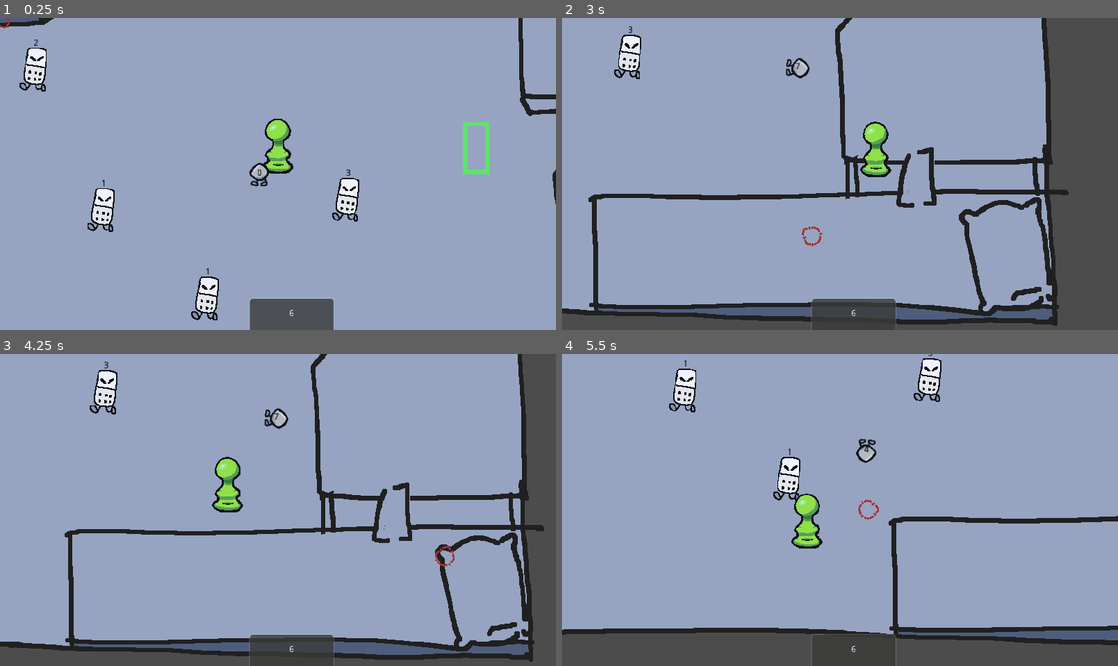
Above: before the commit, frames 1-4 (two rows, left to right).
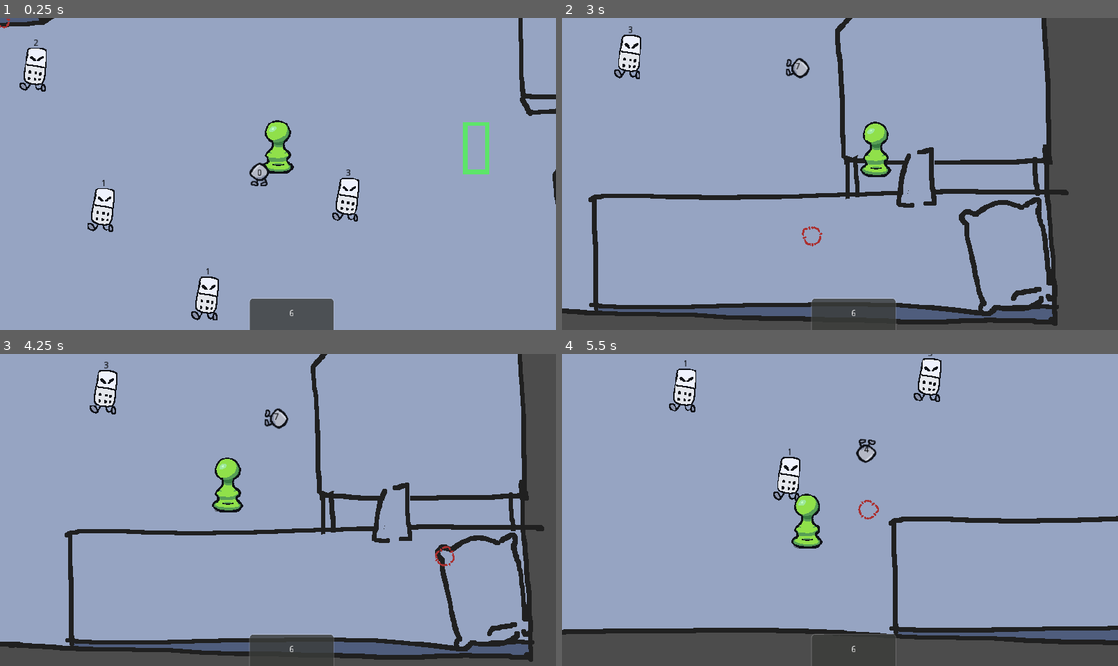
Above: after the commit, the same moments.

Repository: honiemun/GMTK-2022
Game: Godot game, scene res://World/World.tscn
Same seed, same stepped clock (60 frames per second), same inputs: the game is played once before the commit and once after it.
Inputs (mouse positions are in pixels of both pictures, inside the frame that each line leads up to):
- Up to frame 1 (0.25 s): no input
- Up to frame 2 (3 s): move the mouse to (962, 158) at 0.52 s; hold Right (ui_right) 0.53-1.28 s; click (962, 158) at 0.6 s; move the mouse to (728, 189) at 1.27 s; hold Down (ui_down) 1.28-2.03 s; click (728, 189) at 1.35 s; move the mouse to (895, 105) at 2.02 s; hold Right (ui_right) 2.03-2.78 s; right-click (895, 105) at 2.1 s; click (895, 105) at 2.3 s; move the mouse to (812, 236) at 2.77 s; hold Up (ui_up) from 2.78 s (still down); click (812, 236) at 2.85 s
- Up to frame 3 (4.25 s): move the mouse to (444, 556) at 3.52 s; release Up (ui_up) at 3.53 s; hold Left (ui_left) from 3.53 s (still down); click (444, 556) at 3.6 s
- Up to frame 4 (5.5 s): move the mouse to (673, 463) at 4.27 s; right-click (673, 463) at 4.35 s; click (673, 463) at 4.55 s; move the mouse to (867, 510) at 5.02 s; release Left (ui_left) at 5.03 s; hold Down (ui_down) from 5.03 s (still down); click (867, 510) at 5.1 s

The runs differ from the first frame. In frame 1, 0.1% of the frame differs, in the area x 47-53%, y 32-50%; in frame 2, less than 0.1%; in frame 3, less than 0.1%; in frame 4, less than 0.1%.

Commit message:
Animations (Idle, Dead)

Diff:
--- a/Player/Player.gd
+++ b/Player/Player.gd
@@ -2,7 +2,7 @@
 
 enum {
 	MOVE,
-	ATTACK
+	DEAD
 }
 
 var health = 6
@@ -15,11 +15,16 @@
 const friction     = 1000
 
 onready var dice = get_tree().get_nodes_in_group("Dice")[0]
+onready var camera = $Camera2D
+onready var animationPlayer = $AnimationPlayer
+onready var animationTree = $AnimationTree
+onready var animationState = animationTree.get("parameters/playback")
 
 signal player_hit
 
 func _ready():
 	set_process(true)
+	animationTree.active = true
 
 func _physics_process(delta):
 	update()
@@ -38,17 +43,14 @@
 
 	if input_vector != Vector2.ZERO:
 		velocity = velocity.move_toward(input_vector * max_speed, acceleration * delta)
+		animationState.travel("run")
 	else:
 		velocity = velocity.move_toward(Vector2.ZERO, friction * delta)
+		animationState.travel("idle")
 	move()
 
 func move():
 	velocity = move_and_slide(velocity)
-
-# Animations
-
-func attack_animation_finished():
-	state = MOVE
 
 # Line drawing
 
@@ -57,9 +59,13 @@
 
 
 func _on_Hitbox_area_entered(area):
-	var enemy = area.get_parent()
-	if "diceRoll" in enemy:
-		health -= enemy.diceRoll
-		emit_signal("player_hit", health)
-		#if health <= 0:
-			#queue_free()
+	if state != DEAD:
+		var enemy = area.get_parent()
+		if "diceRoll" in enemy:
+			health -= enemy.diceRoll
+			emit_signal("player_hit", health)
+			if health <= 0:
+				state = DEAD
+				animationState.travel("dead")
+			else:
+				animationState.travel("hit")
--- a/Player/Player.tscn
+++ b/Player/Player.tscn
@@ -1,7 +1,8 @@
-[gd_scene load_steps=5 format=2]
+[gd_scene load_steps=22 format=2]
 
 [ext_resource path="res://Player/player.png" type="Texture" id=1]
 [ext_resource path="res://Player/Player.gd" type="Script" id=2]
+[ext_resource path="res://World/shadow.png" type="Texture" id=3]
 
 [sub_resource type="CapsuleShape2D" id=1]
 radius = 12.0
@@ -10,6 +11,317 @@
 [sub_resource type="CapsuleShape2D" id=2]
 radius = 11.0
 height = 22.0
+
+[sub_resource type="Animation" id=17]
+length = 0.001
+tracks/0/type = "value"
+tracks/0/path = NodePath("Camera2D:zoom")
+tracks/0/interp = 1
+tracks/0/loop_wrap = true
+tracks/0/imported = false
+tracks/0/enabled = true
+tracks/0/keys = {
+"times": PoolRealArray( 0 ),
+"transitions": PoolRealArray( 1 ),
+"update": 0,
+"values": [ Vector2( 1, 1 ) ]
+}
+tracks/1/type = "value"
+tracks/1/path = NodePath("Sprite:rotation_degrees")
+tracks/1/interp = 1
+tracks/1/loop_wrap = true
+tracks/1/imported = false
+tracks/1/enabled = true
+tracks/1/keys = {
+"times": PoolRealArray( 0 ),
+"transitions": PoolRealArray( 1 ),
+"update": 0,
+"values": [ 0.0 ]
+}
+tracks/2/type = "value"
+tracks/2/path = NodePath("Sprite:position")
+tracks/2/interp = 1
+tracks/2/loop_wrap = true
+tracks/2/imported = false
+tracks/2/enabled = true
+tracks/2/keys = {
+"times": PoolRealArray( 0 ),
+"transitions": PoolRealArray( 1 ),
+"update": 0,
+"values": [ Vector2( 0, -43 ) ]
+}
+tracks/3/type = "value"
+tracks/3/path = NodePath("Sprite:scale")
+tracks/3/interp = 1
+tracks/3/loop_wrap = true
+tracks/3/imported = false
+tracks/3/enabled = true
+tracks/3/keys = {
+"times": PoolRealArray( 0 ),
+"transitions": PoolRealArray( 1 ),
+"update": 0,
+"values": [ Vector2( 1, 1 ) ]
+}
+tracks/4/type = "value"
+tracks/4/path = NodePath("Sprite:modulate")
+tracks/4/interp = 1
+tracks/4/loop_wrap = true
+tracks/4/imported = false
+tracks/4/enabled = true
+tracks/4/keys = {
+"times": PoolRealArray( 0 ),
+"transitions": PoolRealArray( 1 ),
+"update": 0,
+"values": [ Color( 1, 1, 1, 1 ) ]
+}
+tracks/5/type = "value"
+tracks/5/path = NodePath("ShadowSprite:scale")
+tracks/5/interp = 1
+tracks/5/loop_wrap = true
+tracks/5/imported = false
+tracks/5/enabled = true
+tracks/5/keys = {
+"times": PoolRealArray( 0 ),
+"transitions": PoolRealArray( 1 ),
+"update": 0,
+"values": [ Vector2( 1, 1 ) ]
+}
+tracks/6/type = "value"
+tracks/6/path = NodePath("ShadowSprite:position")
+tracks/6/interp = 1
+tracks/6/loop_wrap = true
+tracks/6/imported = false
+tracks/6/enabled = true
+tracks/6/keys = {
+"times": PoolRealArray( 0 ),
+"transitions": PoolRealArray( 1 ),
+"update": 0,
+"values": [ Vector2( 0, -9 ) ]
+}
+
+[sub_resource type="Animation" id=18]
+resource_name = "dead"
+length = 1.1
+tracks/0/type = "value"
+tracks/0/path = NodePath("Camera2D:zoom")
+tracks/0/interp = 1
+tracks/0/loop_wrap = true
+tracks/0/imported = false
+tracks/0/enabled = true
+tracks/0/keys = {
+"times": PoolRealArray( 0, 0.4 ),
+"transitions": PoolRealArray( 1, 1 ),
+"update": 0,
+"values": [ Vector2( 1, 1 ), Vector2( 0.5, 0.5 ) ]
+}
+tracks/1/type = "value"
+tracks/1/path = NodePath("Sprite:rotation_degrees")
+tracks/1/interp = 1
+tracks/1/loop_wrap = true
+tracks/1/imported = false
+tracks/1/enabled = true
+tracks/1/keys = {
+"times": PoolRealArray( 0, 0.5, 0.8, 1.1 ),
+"transitions": PoolRealArray( 1, 1, 2.37842, 2.82843 ),
+"update": 0,
+"values": [ 0.0, 0.0, 31.3, 148.7 ]
+}
+tracks/2/type = "value"
+tracks/2/path = NodePath("Sprite:position")
+tracks/2/interp = 1
+tracks/2/loop_wrap = true
+tracks/2/imported = false
+tracks/2/enabled = true
+tracks/2/keys = {
+"times": PoolRealArray( 0, 0.5, 0.7, 1.1 ),
+"transitions": PoolRealArray( 1, 1, 1, 1 ),
+"update": 0,
+"values": [ Vector2( 0, -43 ), Vector2( 0, -43 ), Vector2( 31, -107 ), Vector2( 82, 177 ) ]
+}
+tracks/3/type = "value"
+tracks/3/path = NodePath("ShadowSprite:scale")
+tracks/3/interp = 1
+tracks/3/loop_wrap = true
+tracks/3/imported = false
+tracks/3/enabled = true
+tracks/3/keys = {
+"times": PoolRealArray( 0, 0.5, 0.7, 1.1 ),
+"transitions": PoolRealArray( 1, 1, 1, 1 ),
+"update": 0,
+"values": [ Vector2( 1, 1 ), Vector2( 1, 1 ), Vector2( 0.8, 0.8 ), Vector2( 1, 1 ) ]
+}
+tracks/4/type = "value"
+tracks/4/path = NodePath("ShadowSprite:position")
+tracks/4/interp = 1
+tracks/4/loop_wrap = true
+tracks/4/imported = false
+tracks/4/enabled = true
+tracks/4/keys = {
+"times": PoolRealArray( 0, 0.5, 0.7, 1.1 ),
+"transitions": PoolRealArray( 1, 1, 1, 1 ),
+"update": 0,
+"values": [ Vector2( 0, -9 ), Vector2( 0, -9 ), Vector2( 20, 27 ), Vector2( 69, 259 ) ]
+}
+
+[sub_resource type="Animation" id=19]
+resource_name = "hurt"
+length = 0.3
+tracks/0/type = "value"
+tracks/0/path = NodePath("Sprite:modulate")
+tracks/0/interp = 1
+tracks/0/loop_wrap = true
+tracks/0/imported = false
+tracks/0/enabled = true
+tracks/0/keys = {
+"times": PoolRealArray( 0, 0.3 ),
+"transitions": PoolRealArray( 1, 1 ),
+"update": 0,
+"values": [ Color( 1, 0, 0, 1 ), Color( 1, 1, 1, 1 ) ]
+}
+tracks/1/type = "value"
+tracks/1/path = NodePath("Sprite:position")
+tracks/1/interp = 1
+tracks/1/loop_wrap = true
+tracks/1/imported = false
+tracks/1/enabled = true
+tracks/1/keys = {
+"times": PoolRealArray( 0, 0.1, 0.3 ),
+"transitions": PoolRealArray( 1, 1, 1 ),
+"update": 0,
+"values": [ Vector2( 0, -43 ), Vector2( 0, -63 ), Vector2( 0, -43 ) ]
+}
+tracks/2/type = "value"
+tracks/2/path = NodePath("Sprite:rotation_degrees")
+tracks/2/interp = 1
+tracks/2/loop_wrap = true
+tracks/2/imported = false
+tracks/2/enabled = true
+tracks/2/keys = {
+"times": PoolRealArray( 0, 0.1, 0.2 ),
+"transitions": PoolRealArray( 1, 1, 1 ),
+"update": 0,
+"values": [ 0.0, 7.8, 0.0 ]
+}
+
+[sub_resource type="Animation" id=20]
+resource_name = "idle"
+length = 0.8
+loop = true
+tracks/0/type = "value"
+tracks/0/path = NodePath("Sprite:scale")
+tracks/0/interp = 1
+tracks/0/loop_wrap = true
+tracks/0/imported = false
+tracks/0/enabled = true
+tracks/0/keys = {
+"times": PoolRealArray( 0, 0.4, 0.8 ),
+"transitions": PoolRealArray( 1, 1, 1 ),
+"update": 0,
+"values": [ Vector2( 1, 1 ), Vector2( 1.05, 0.95 ), Vector2( 1, 1 ) ]
+}
+tracks/1/type = "value"
+tracks/1/path = NodePath("Sprite:position")
+tracks/1/interp = 1
+tracks/1/loop_wrap = true
+tracks/1/imported = false
+tracks/1/enabled = true
+tracks/1/keys = {
+"times": PoolRealArray( 0, 0.4, 0.8 ),
+"transitions": PoolRealArray( 1, 1, 1 ),
+"update": 0,
+"values": [ Vector2( 0, -43 ), Vector2( 0, -41 ), Vector2( 0, -43 ) ]
+}
+
+[sub_resource type="Animation" id=21]
+resource_name = "walk"
+length = 0.5
+loop = true
+tracks/0/type = "value"
+tracks/0/path = NodePath("Sprite:position")
+tracks/0/interp = 1
+tracks/0/loop_wrap = true
+tracks/0/imported = false
+tracks/0/enabled = true
+tracks/0/keys = {
+"times": PoolRealArray( 0, 0.2, 0.4 ),
+"transitions": PoolRealArray( 1, 1, 1 ),
+"update": 0,
+"values": [ Vector2( 0, -43 ), Vector2( 0, -82 ), Vector2( 0, -43 ) ]
+}
+tracks/1/type = "value"
+tracks/1/path = NodePath("Sprite:rotation_degrees")
+tracks/1/interp = 1
+tracks/1/loop_wrap = true
+tracks/1/imported = false
+tracks/1/enabled = true
+tracks/1/keys = {
+"times": PoolRealArray( 0, 0.001, 0.1, 0.3, 0.4 ),
+"transitions": PoolRealArray( 1, 1, 1, 1, 1 ),
+"update": 0,
+"values": [ 0.0, 5.0, -5.0, 5.0, 5.0 ]
+}
+tracks/2/type = "value"
+tracks/2/path = NodePath("Sprite:scale")
+tracks/2/interp = 1
+tracks/2/loop_wrap = true
+tracks/2/imported = false
+tracks/2/enabled = true
+tracks/2/keys = {
+"times": PoolRealArray( 0, 0.1, 0.2, 0.4, 0.5 ),
+"transitions": PoolRealArray( 1, 1, 1, 1, 1 ),
+"update": 0,
+"values": [ Vector2( 1, 1 ), Vector2( 0.9, 1.1 ), Vector2( 1, 1 ), Vector2( 1, 1 ), Vector2( 1.1, 0.9 ) ]
+}
+tracks/3/type = "value"
+tracks/3/path = NodePath("ShadowSprite:scale")
+tracks/3/interp = 1
+tracks/3/loop_wrap = true
+tracks/3/imported = false
+tracks/3/enabled = true
+tracks/3/keys = {
+"times": PoolRealArray( 0, 0.2 ),
+"transitions": PoolRealArray( 1, 1 ),
+"update": 0,
+"values": [ Vector2( 1, 1 ), Vector2( 0.9, 0.9 ) ]
+}
+
+[sub_resource type="AnimationNodeAnimation" id=22]
+animation = "dead"
+
+[sub_resource type="AnimationNodeAnimation" id=23]
+animation = "hurt"
+
+[sub_resource type="AnimationNodeAnimation" id=24]
+animation = "idle"
+
+[sub_resource type="AnimationNodeAnimation" id=25]
+animation = "walk"
+
+[sub_resource type="AnimationNodeStateMachineTransition" id=29]
+
+[sub_resource type="AnimationNodeStateMachineTransition" id=30]
+
+[sub_resource type="AnimationNodeStateMachineTransition" id=33]
+
+[sub_resource type="AnimationNodeStateMachineTransition" id=34]
+
+[sub_resource type="AnimationNodeStateMachineTransition" id=35]
+
+[sub_resource type="AnimationNodeStateMachine" id=31]
+states/dead/node = SubResource( 22 )
+states/dead/position = Vector2( 341, 77 )
+states/hurt/node = SubResource( 23 )
+states/hurt/position = Vector2( 190, 143 )
+states/idle/node = SubResource( 24 )
+states/idle/position = Vector2( 190, 77 )
+states/walk/node = SubResource( 25 )
+states/walk/position = Vector2( 190, 16 )
+transitions = [ "idle", "hurt", SubResource( 29 ), "idle", "dead", SubResource( 30 ), "idle", "walk", SubResource( 33 ), "walk", "idle", SubResource( 34 ), "hurt", "idle", SubResource( 35 ) ]
+start_node = "idle"
+end_node = "dead"
+graph_offset = Vector2( -112, -24 )
+
+[sub_resource type="AnimationNodeStateMachinePlayback" id=32]
 
 [node name="Player" type="KinematicBody2D" groups=["Player"]]
 position = Vector2( 0, 1 )
@@ -17,11 +329,17 @@
 collision_mask = 8
 script = ExtResource( 2 )
 
+[node name="ShadowSprite" type="Sprite" parent="."]
+modulate = Color( 1, 1, 1, 0.490196 )
+position = Vector2( 0, -9 )
+texture = ExtResource( 3 )
+
 [node name="Sprite" type="Sprite" parent="."]
 position = Vector2( 0, -43 )
 texture = ExtResource( 1 )
 
 [node name="CollisionShape2D" type="CollisionShape2D" parent="."]
+visible = false
 position = Vector2( 0, -13 )
 rotation = 1.5708
 shape = SubResource( 1 )
@@ -42,6 +360,7 @@
 drag_margin_bottom = 0.05
 
 [node name="Hitbox" type="Area2D" parent="."]
+visible = false
 collision_layer = 4
 collision_mask = 2
 
@@ -49,4 +368,16 @@
 position = Vector2( 0, -23 )
 shape = SubResource( 2 )
 
+[node name="AnimationPlayer" type="AnimationPlayer" parent="."]
+anims/RESET = SubResource( 17 )
+anims/dead = SubResource( 18 )
+anims/hurt = SubResource( 19 )
+anims/idle = SubResource( 20 )
+anims/walk = SubResource( 21 )
+
+[node name="AnimationTree" type="AnimationTree" parent="."]
+tree_root = SubResource( 31 )
+anim_player = NodePath("../AnimationPlayer")
+parameters/playback = SubResource( 32 )
+
 [connection signal="area_entered" from="Hitbox" to="." method="_on_Hitbox_area_entered"]
Binary file added: World/shadow.png
Not shown, added: World/shadow.png.import
Not shown, added: Player/player.png-autosave.kra
